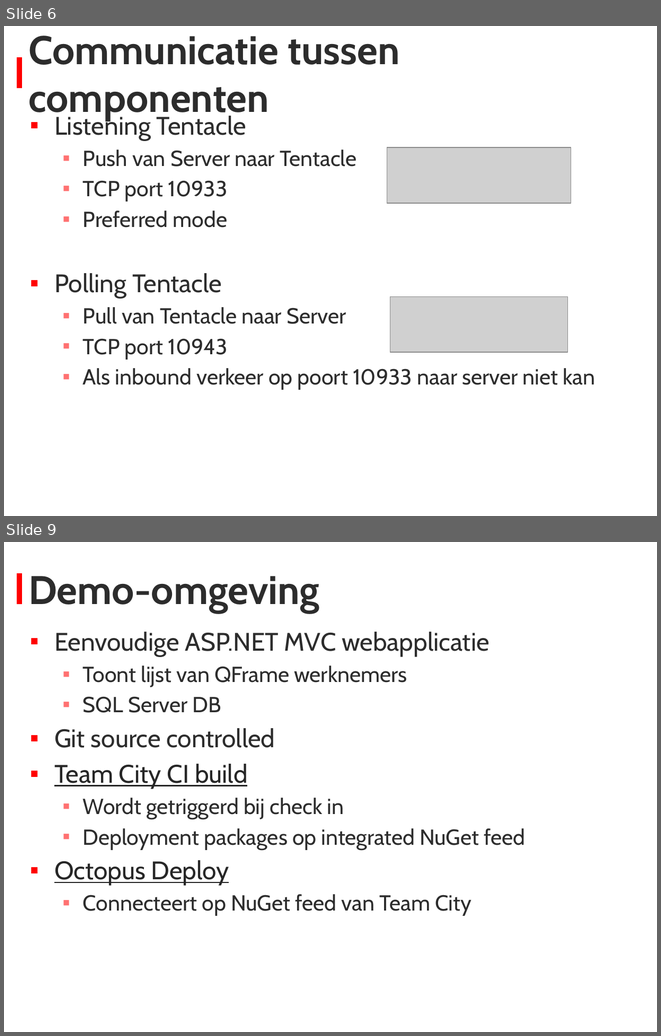
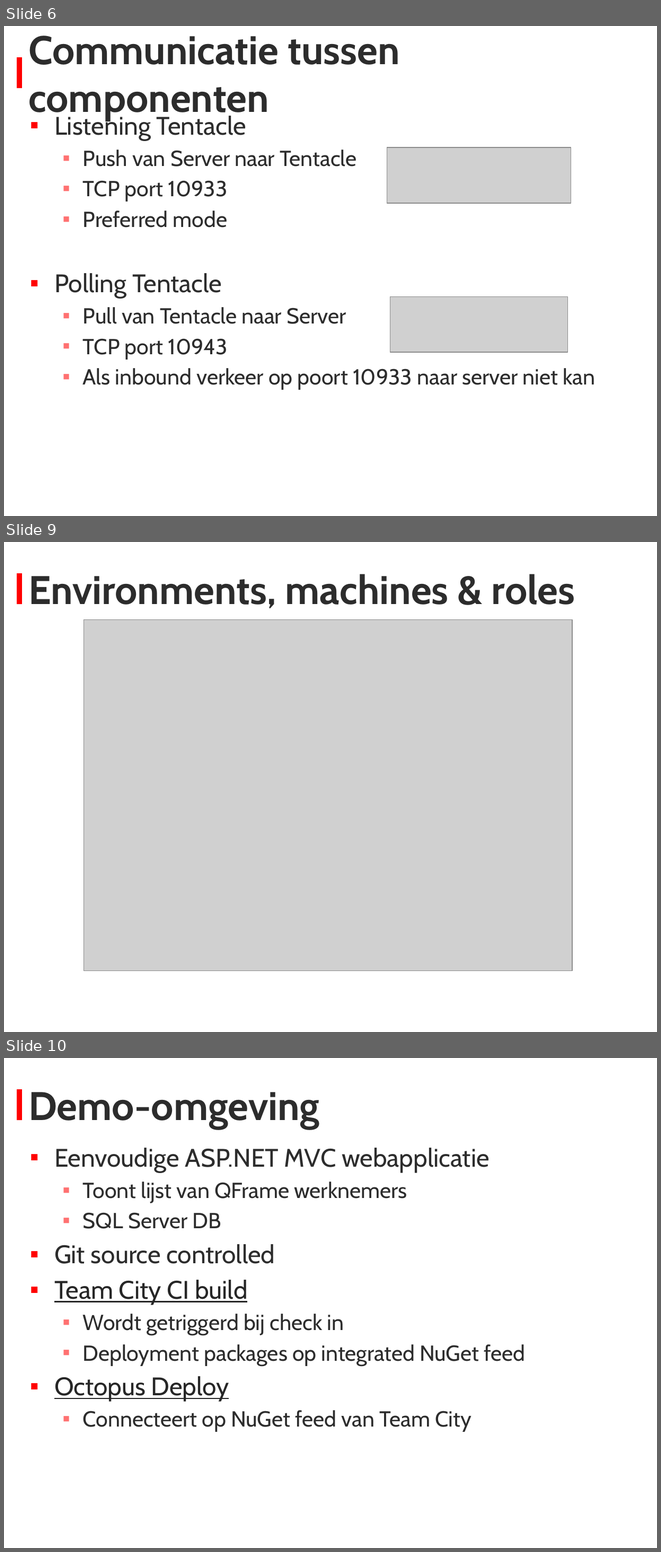
Before and after one commit to stevenlauwers22/OctopusDeploy.Bootcamp, a slide deck: Presentatie.pptx. Shown one above the other, each under a label of ours: slides 6 and 9 before the commit, slides 6, 9 and 10 after it; the slides between them are not shown. The pictures are 661x1036 and 661x1552 pixels, drawn with LibreOffice and Linux fonts; fonts in the diff are those of the drawing; grey boxes stand for pictures; background and template pictures are left out. Boxes give left, top, right and bottom in pixels: in the first picture for what was removed or moved away, otherwise in the second. Text is boxed around its words. In the diff, an @@ line names an element or a change of style, - is before the commit and + after.

```diff
--- a/Presentatie.pptx
+++ b/Presentatie.pptx
@@ slide 9 added at [4, 542, 657, 1032], background #FFFFFF; not listed: 1 template element that a slide beside it also shows @@
@@ title added at [28, 574, 575, 608], 44 pt, text #2C2C2C, bold @@
+Environments, machines & roles
@@ picture added at [84, 620, 572, 970] @@
@@ what was slide 9 is now slide 10 @@
```
Also in this commit, not shown: 3 slides changed, 2 other files.
